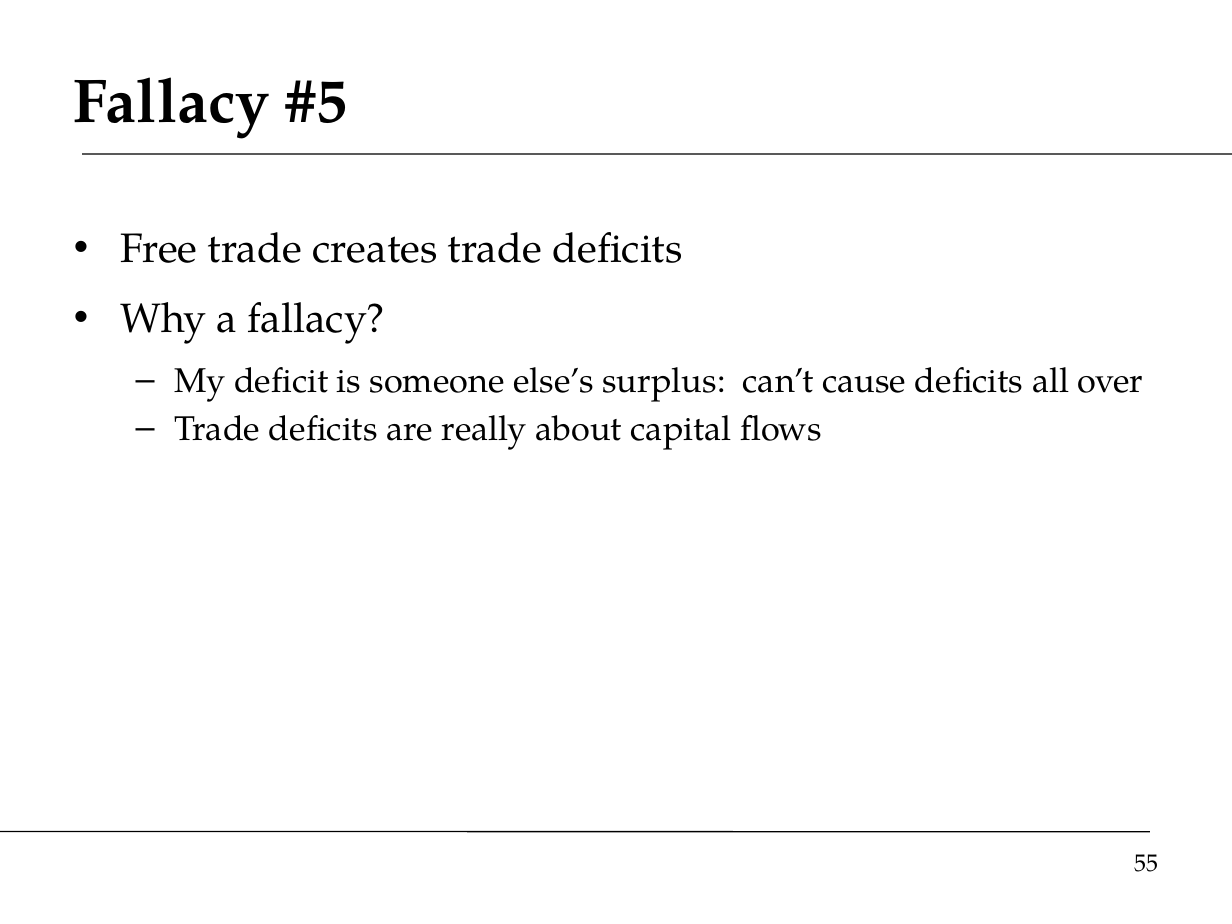
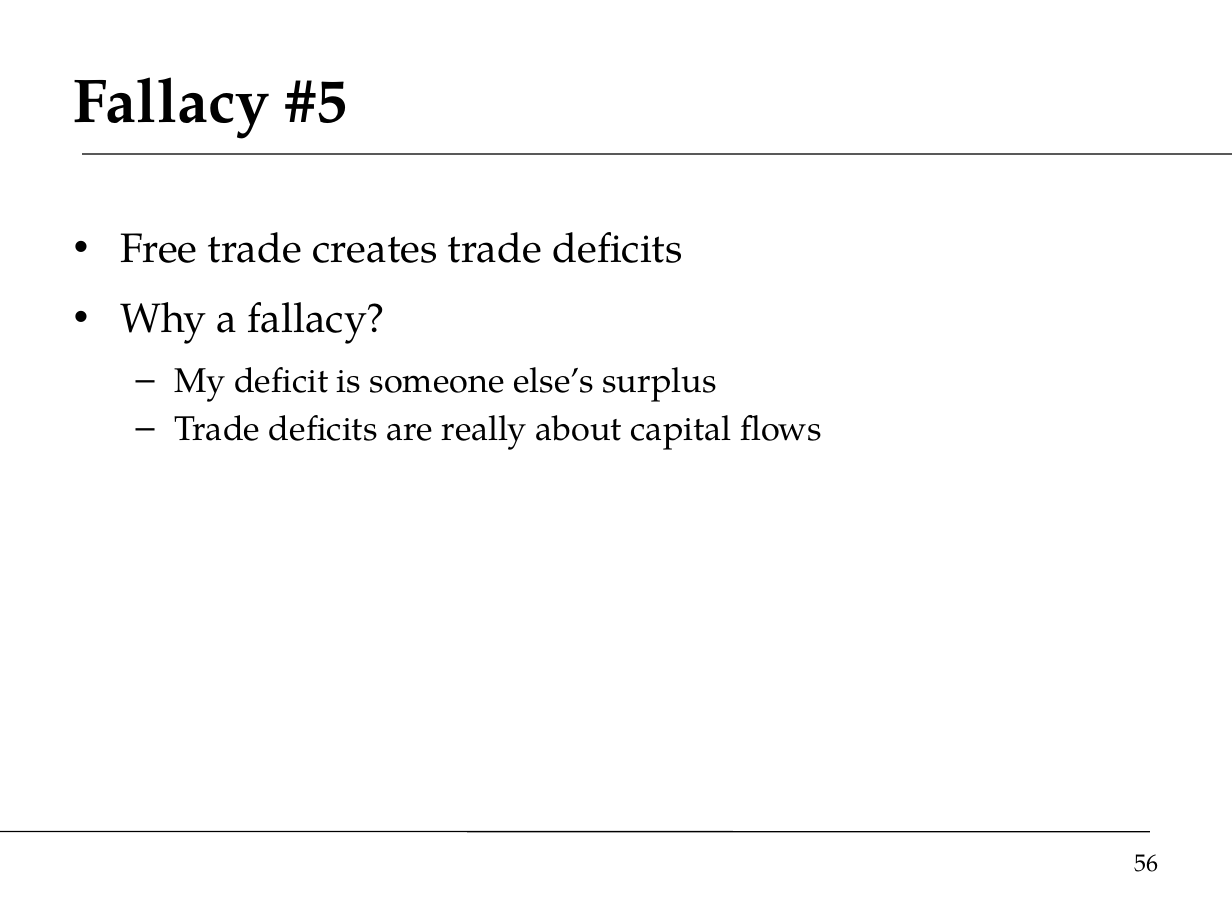
Before and after one commit to DaveBackus/Global_Economy, a slide deck: slide 56 of Slides/slides_trade_f14.pptx (slide 55 before the commit). Drawn at 1232x924 pixels with LibreOffice and Linux fonts; fonts in the diff are those of the drawing. Boxes give left, top, right and bottom in pixels: in the first picture for what was removed or moved away, otherwise in the second. Text is boxed around its words. In the diff, an @@ line names an element or a change of style, - is before the commit and + after.

```diff
--- a/Slides/slides_trade_f14.pptx
+++ b/Slides/slides_trade_f14.pptx
@@ text at (174,367,717,402): text changed @@
-  – My deficit is someone else’s surplus: can’t cause deficits all over
+  – My deficit is someone else’s surplus
@@ page number at (1134,854,1158,872): text changed @@
-55
+56
```
Also in this commit, not shown: 13 other slides changed, 3 slides added, 1 slide removed, 40 other files.
